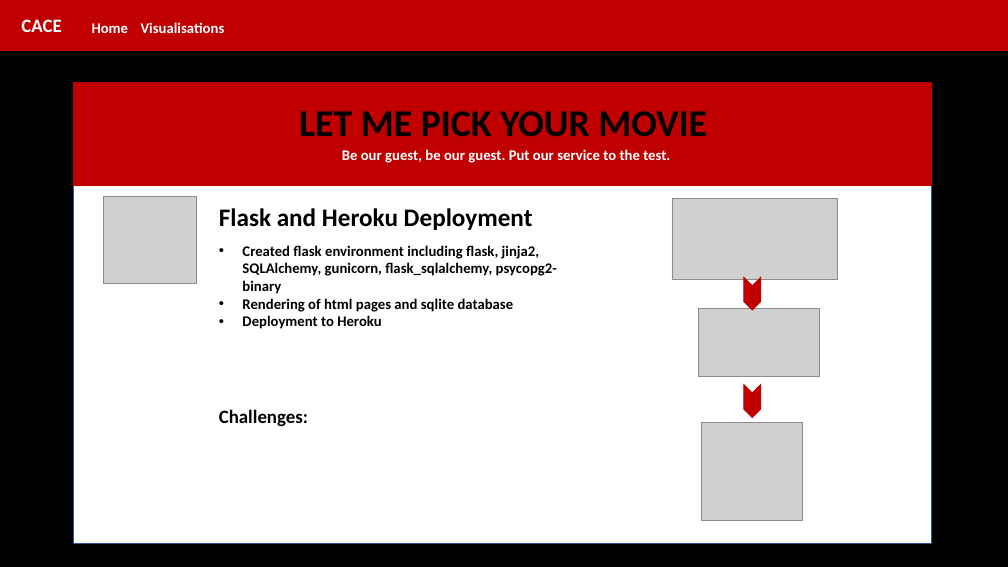
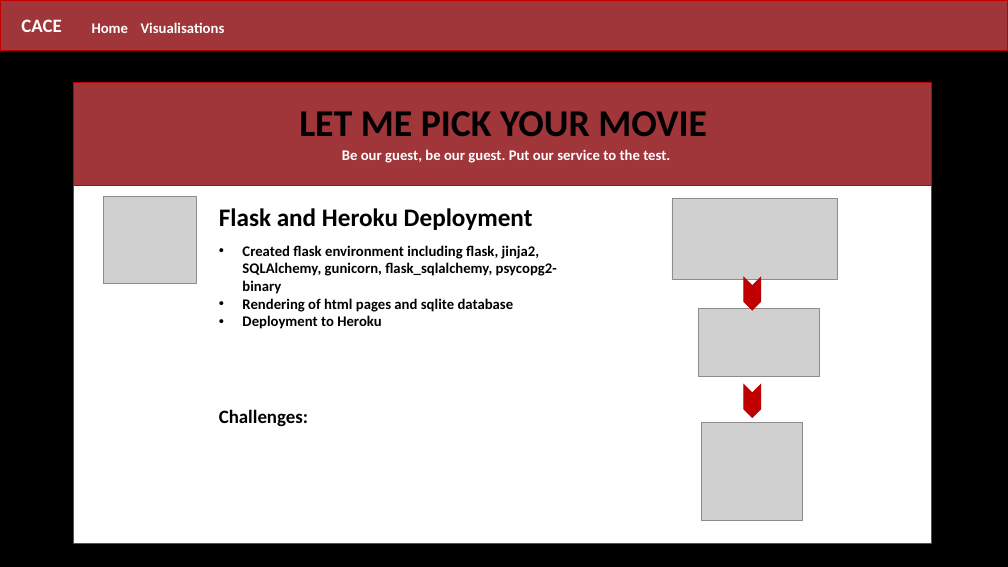
Before and after one commit to CarmenK2/Movie_Pick, a slide deck: slide 9 of Presentation/MoviePick.pptx. Drawn at 1008x567 pixels with LibreOffice and Linux fonts; fonts in the diff are those of the drawing; grey boxes stand for pictures. Boxes give left, top, right and bottom in pixels: in the first picture for what was removed or moved away, otherwise in the second. Text is boxed around its words. In the diff, an @@ line names an element or a change of style, - is before the commit and + after.

```diff
--- a/Presentation/MoviePick.pptx
+++ b/Presentation/MoviePick.pptx
@@ rectangle at [0,0,1008,50]: fill #C00000 to #A0353A @@
@@ rectangle at [73,82,932,185]: fill #C00000 to #A0353A @@
```
Also in this commit, not shown: 12 other slides changed, 4 other files.
